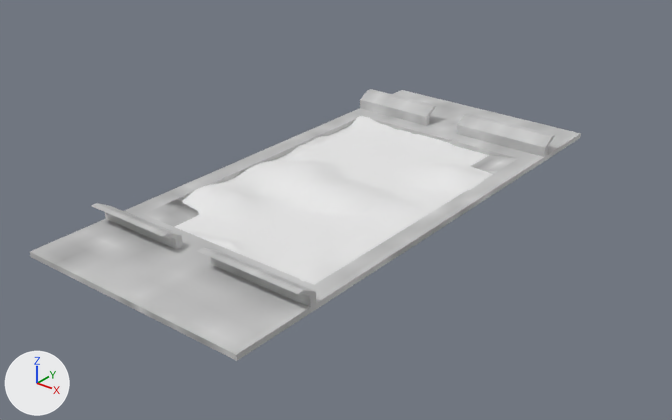
The FBX model Assets/Models/Map2.fbx: old version first, new version second.
The view is the same before and after, from a 50 mm lens placed at (485.0, -772.0, 363.0), pointed at (-31.0, -126.0, -37.0). Lighting does not change. The marker at lower left points along +X, +Y and +Z.
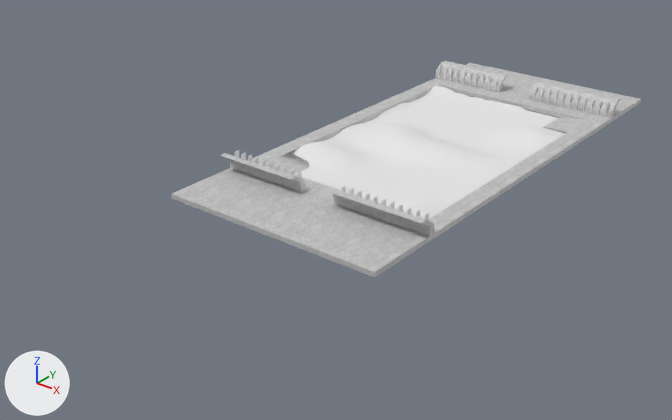
Commit message: Map 2

The change, as a diff of the scene's bpy script:
```diff
--- a/Assets/Models/Map2.fbx.py
+++ b/Assets/Models/Map2.fbx.py
@@ me_cube_004 @@
+me_cube_004.from_pydata(...)  # 160 vertices, 120 faces; spans x -111.0..-31.0, y -182.0..182.0, z 5.0..22.0
@@ me_cube_005 @@
+me_cube_005.from_pydata(...)  # 176 vertices, 132 faces; spans x -111.0..-22.0, y -182.0..182.0, z 5.0..22.0
@@ ob_grid @@
 ob_grid = bpy.data.objects.new('Grid', me_grid)
-ob_grid.location = (-5.8, -147.2, 0.0)
+ob_grid.location = (0.0, 0.0, 0.0)
 ob_grid.scale = (-116.0, -178.0, -155.0)
@@ ob_grid_001 @@
 ob_grid_001 = bpy.data.objects.new('Grid.001', me_grid_001)
-ob_grid_001.location = (-5.8, -143.0, -2.7)
+ob_grid_001.location = (0.0, 0.0, -3.0)
 ob_grid_001.scale = (-116.0, -178.0, -155.0)
@@ ob_cube @@
+ob_cube = bpy.data.objects.new('Cube', me_cube_004)
+ob_cube.location = (0.0, 0.0, -0.1)
@@ ob_cube_002 @@
+ob_cube_002 = bpy.data.objects.new('Cube.002', me_cube_005)
+ob_cube_002.location = (131.1, 0.0, -0.1)
```

Pixel boxes (x1, y1, x2, y2) of what changed, in the pictures (672 x 420 px):
'Grid', moved
    before: (30, 89, 581, 361)
    after: (171, 61, 641, 277)
'Grid.001', moved
    before: (175, 116, 493, 285)
    after: (293, 86, 565, 219)
'Cube.002', added
    after: (341, 86, 610, 221)
'Cube', added
    after: (234, 65, 498, 179)
